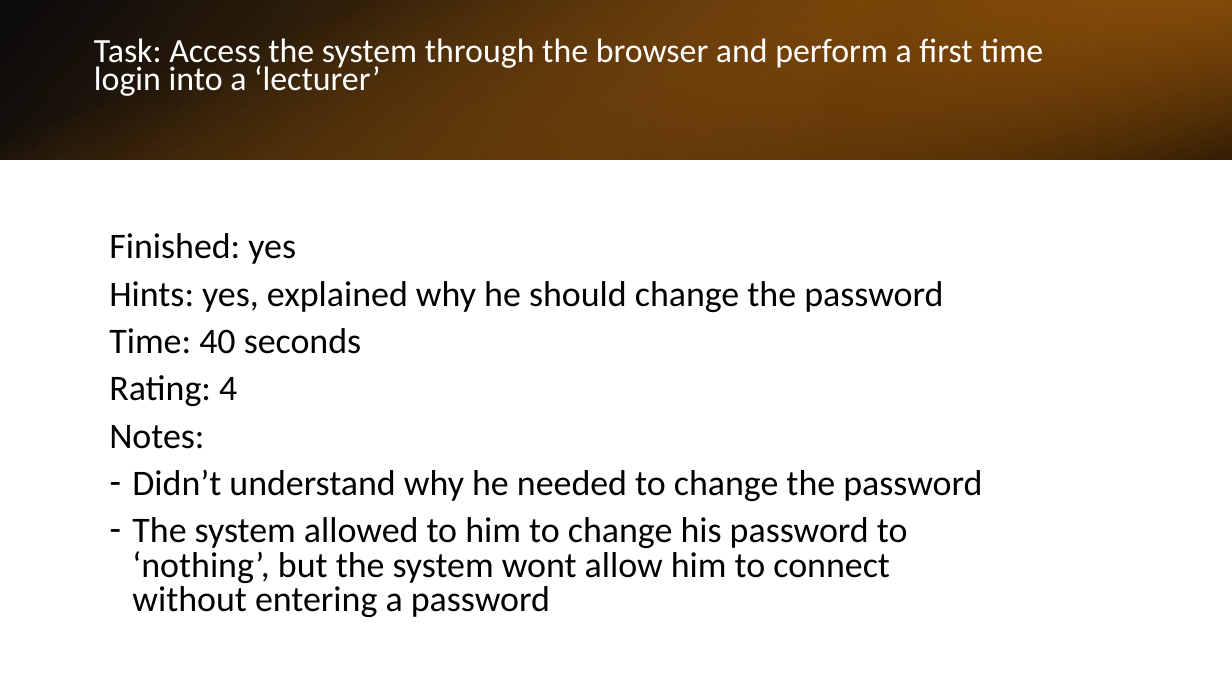
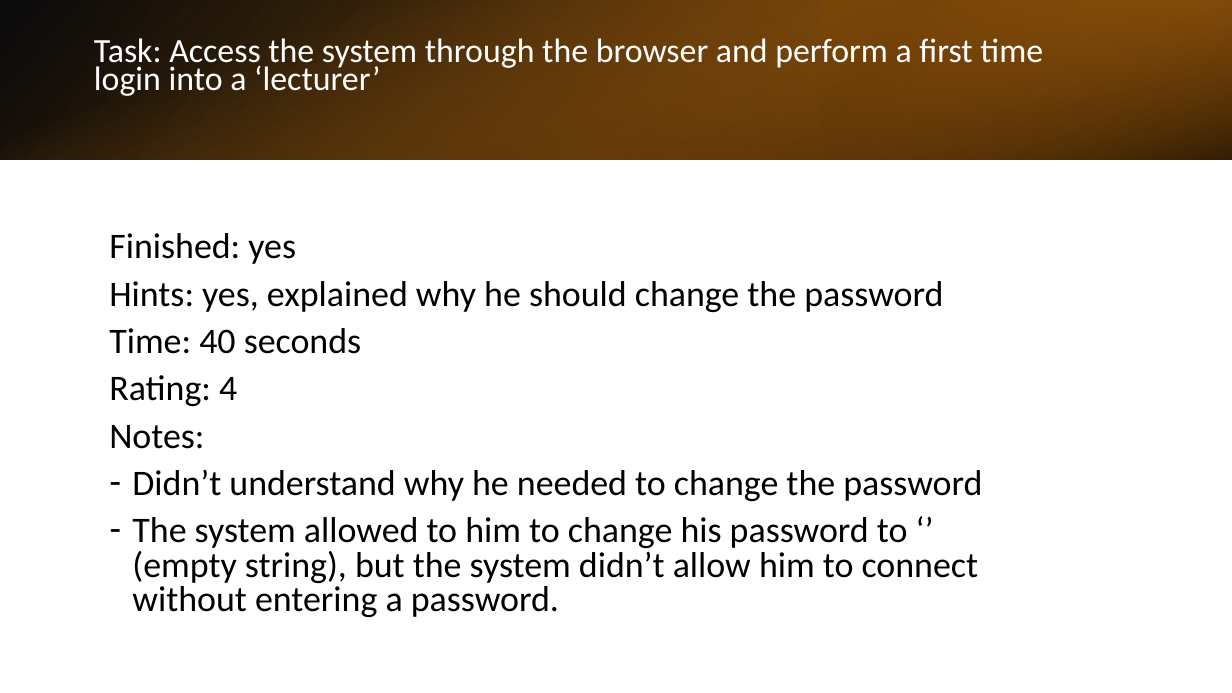
Before and after one commit to RoiTief/Exam-Management-System, a slide deck: slide 11 of docs/slide_07_05_24.pptx (slide 9 before the commit). Drawn at 1232x693 pixels with LibreOffice and Linux fonts; fonts in the diff are those of the drawing. Boxes give left, top, right and bottom in pixels: in the first picture for what was removed or moved away, otherwise in the second. Text is boxed around its words. In the diff, an @@ line names an element or a change of style, - is before the commit and + after.

Commit message:
fix presentation

```diff
--- a/docs/slide_07_05_24.pptx
+++ b/docs/slide_07_05_24.pptx
@@ text at [132,517,979,617]: text changed @@
-– The system allowed to him to change his password to ‘nothing’, but the system wont allow him to connect without entering a password
+– The system allowed to him to change his password to ‘’ (empty string), but the system didn’t allow him to connect without entering a password.
```
Also in this commit, not shown: 2 other slides changed, 7 slides added, 5 slides removed.
